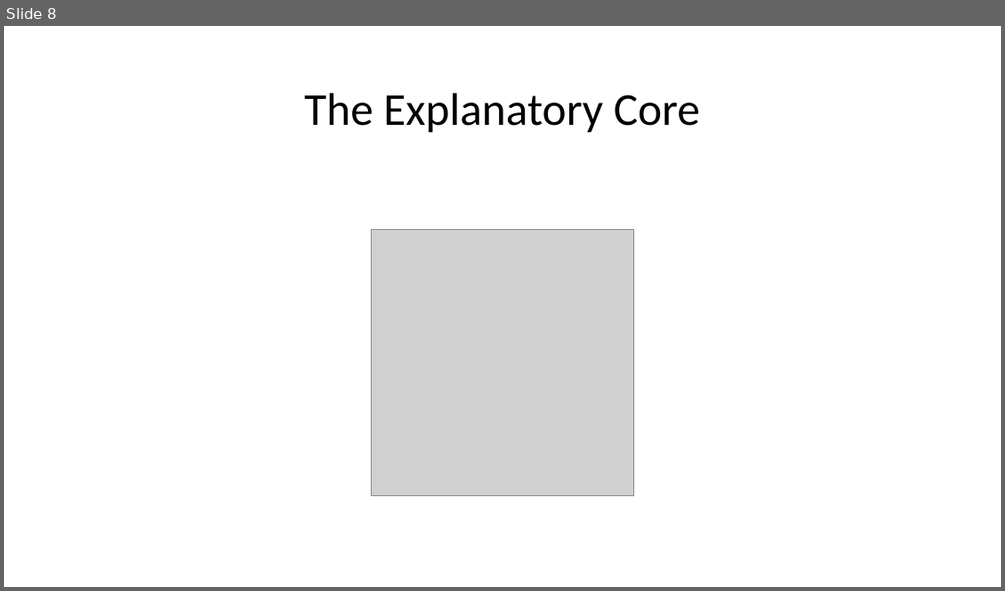
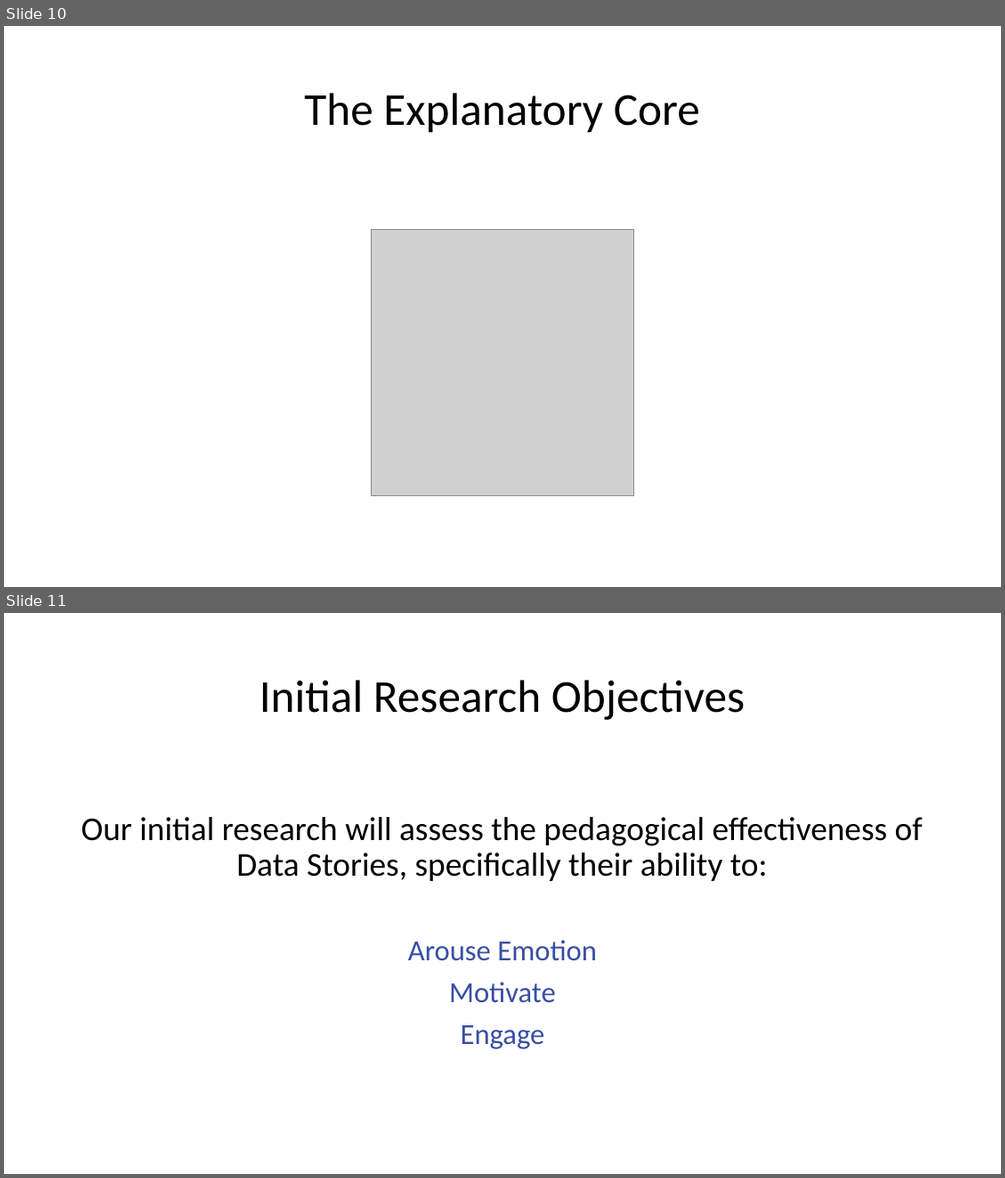
Before and after one commit to mydatastory-dev/projects, a slide deck: _ctsi/ctsi_presentation.pptx. Shown one above the other, each under a label of ours: slide 8 before the commit, slides 10 and 11 after it. The pictures are 1005x591 and 1005x1178 pixels, drawn with LibreOffice and Linux fonts; fonts in the diff are those of the drawing; grey boxes stand for pictures. Boxes give left, top, right and bottom in pixels: in the first picture for what was removed or moved away, otherwise in the second. Text is boxed around its words. In the diff, an @@ line names an element or a change of style, - is before the commit and + after.

Commit message:
Initial draft completed.

```diff
--- a/_ctsi/ctsi_presentation.pptx
+++ b/_ctsi/ctsi_presentation.pptx
@@ slide 11 added at [4,613,1001,1174], background #FFFFFF @@
@@ title added at [259,680,744,720], 44 pt, text #000000 @@
+Initial Research Objectives
@@ text added at [81,817,922,1049], 32 pt, text #000000 @@
+Our initial research will assess the pedagogical effectiveness of Data Stories, specifically their ability to:
+Arouse Emotion
+Motivate
+Engage
@@ what was slide 8 is now slide 10 @@
```
Also in this commit, not shown: 4 slides changed, 4 other slides added, 1 slide removed.
